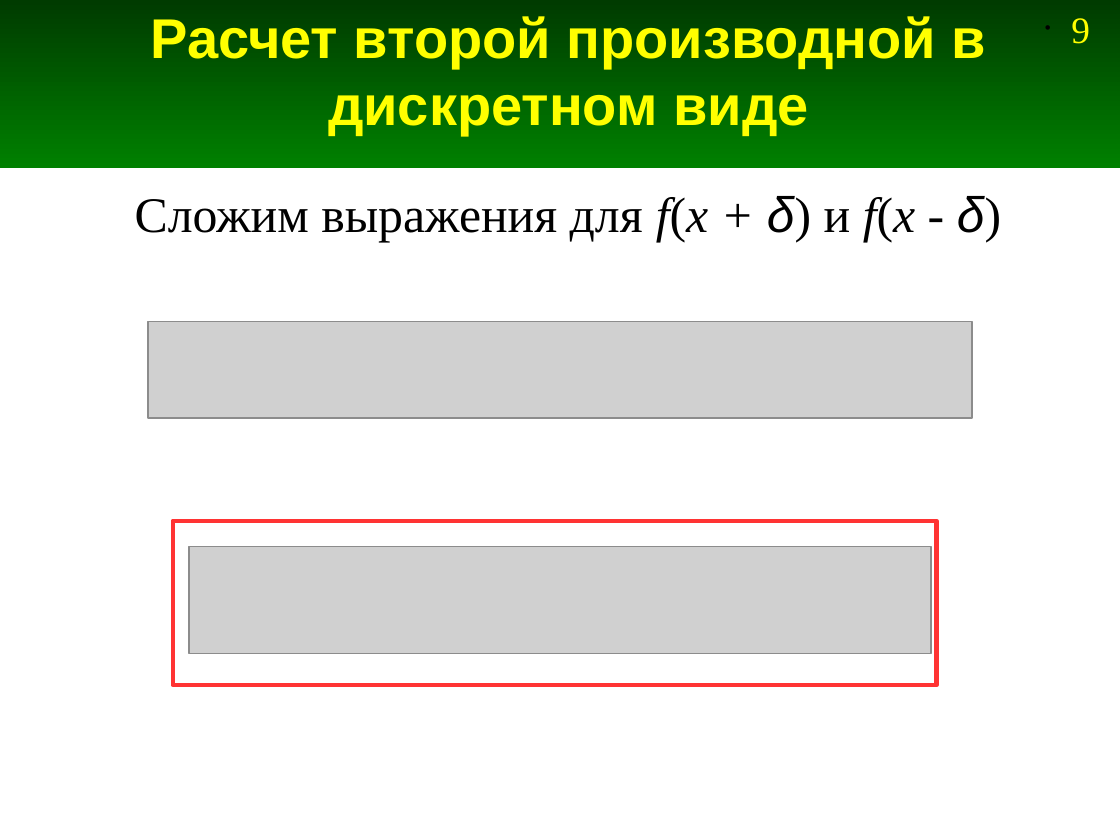
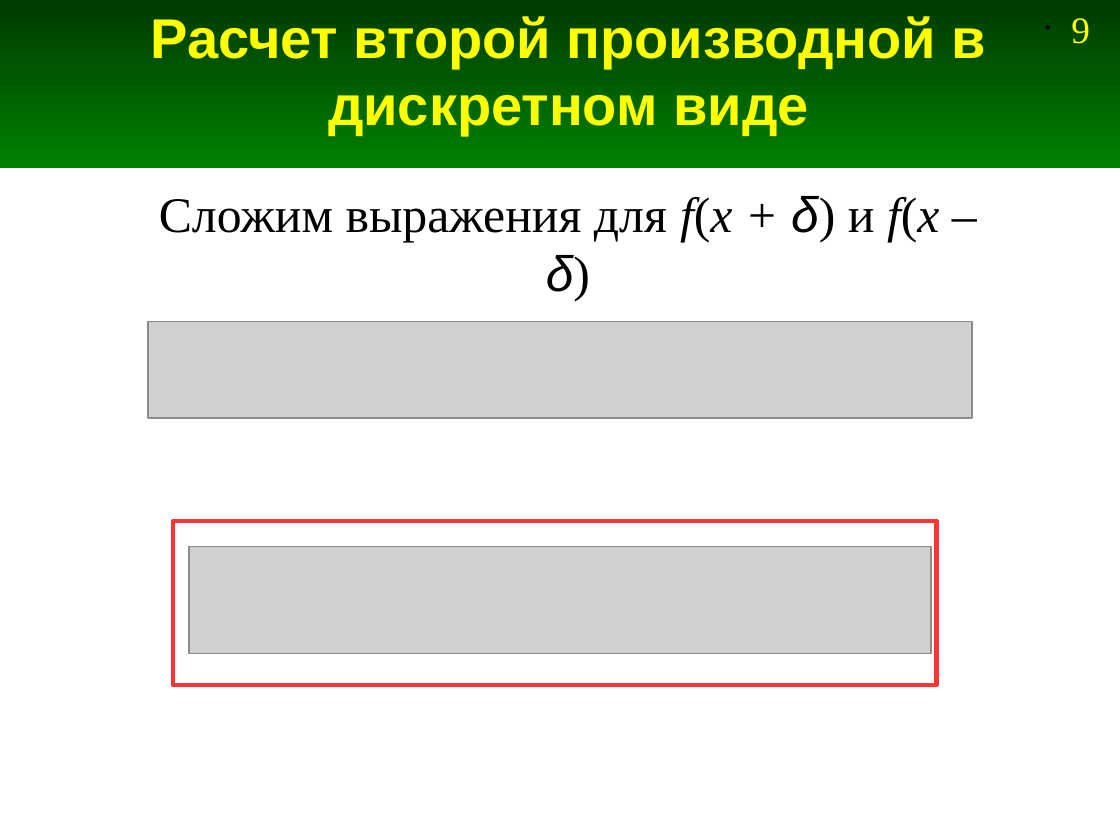
Before and after one commit to Jenyay/modelling, a slide deck: slide 9 of fdtd/presentations/11. FDTD-1D Numerical dispersion.odp. Drawn at 1120x840 pixels with LibreOffice and Linux fonts; fonts in the diff are those of the drawing; grey boxes stand for pictures. Boxes give left, top, right and bottom in pixels: in the first picture for what was removed or moved away, otherwise in the second. Text is boxed around its words. In the diff, an @@ line names an element or a change of style, - is before the commit and + after.

```diff
--- a/fdtd/presentations/11. FDTD-1D Numerical dispersion.odp
+++ b/fdtd/presentations/11. FDTD-1D Numerical dispersion.odp
@@ text at (x1=159, y1=196, x2=939, y2=242): text changed @@
-Сложим выражения для f(x + δ) и f(x - δ)
+Сложим выражения для f(x + δ) и f(x – δ)
```
Also in this commit, not shown: 10 other slides changed, 2 slides added, 2 slides removed, 2 other files.
